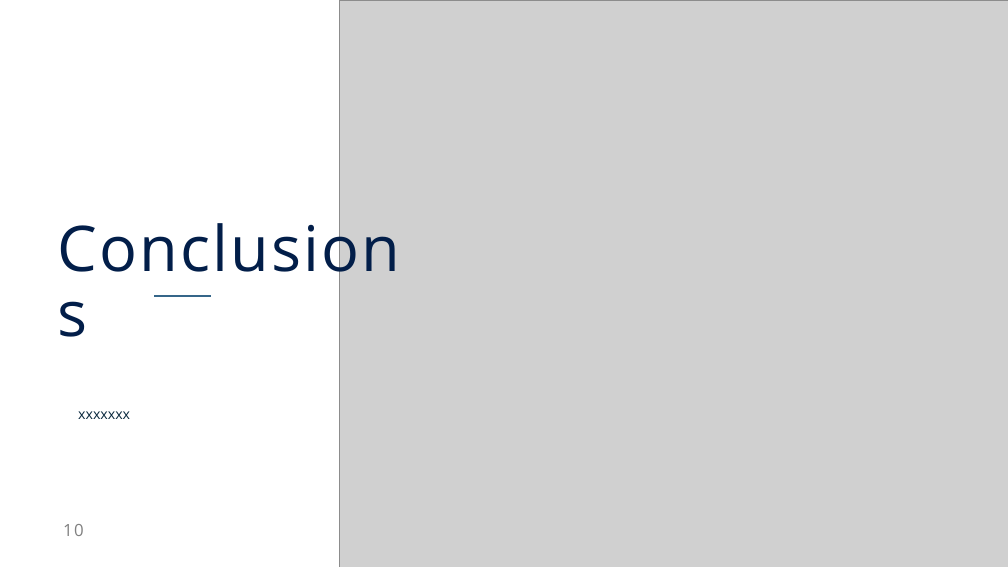
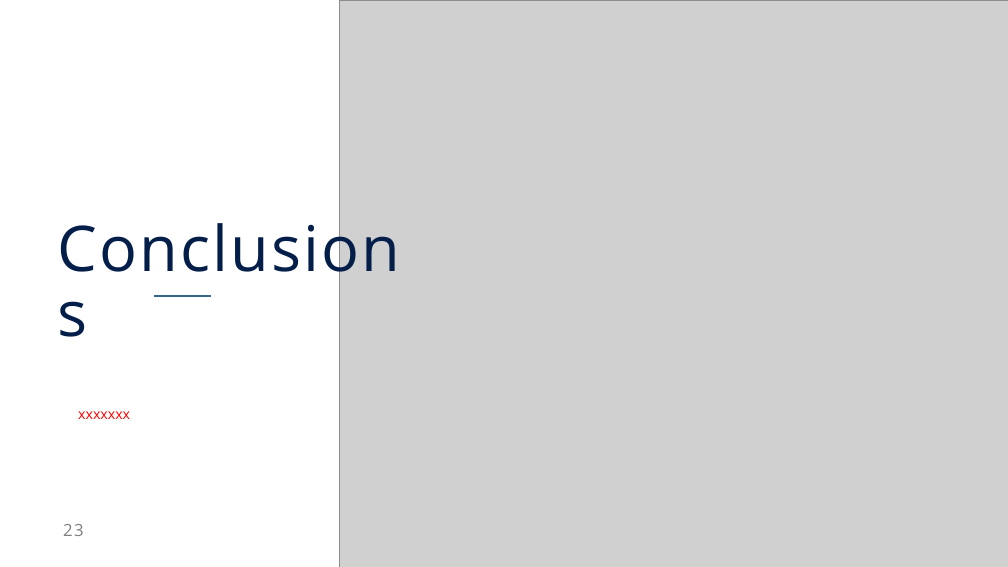
Before and after one commit to NicoleLund/covid_vaccine_availability, a slide deck: slide 23 of presentation/Project_one.pptx (slide 10 before the commit). Drawn at 1008x567 pixels with LibreOffice and Linux fonts; fonts in the diff are those of the drawing; grey boxes stand for pictures. Boxes give left, top, right and bottom in pixels: in the first picture for what was removed or moved away, otherwise in the second. Text is boxed around its words. In the diff, an @@ line names an element or a change of style, - is before the commit and + after.

```diff
--- a/presentation/Project_one.pptx
+++ b/presentation/Project_one.pptx
@@ text "xxxxxxx" at box(78, 411, 130, 419): text colour #08273C to #FF0000 @@
@@ page number at box(63, 524, 84, 536): text changed @@
-10
+23
```
Also in this commit, not shown: 5 other slides changed, 14 slides added, 1 slide removed, 1 other file.
